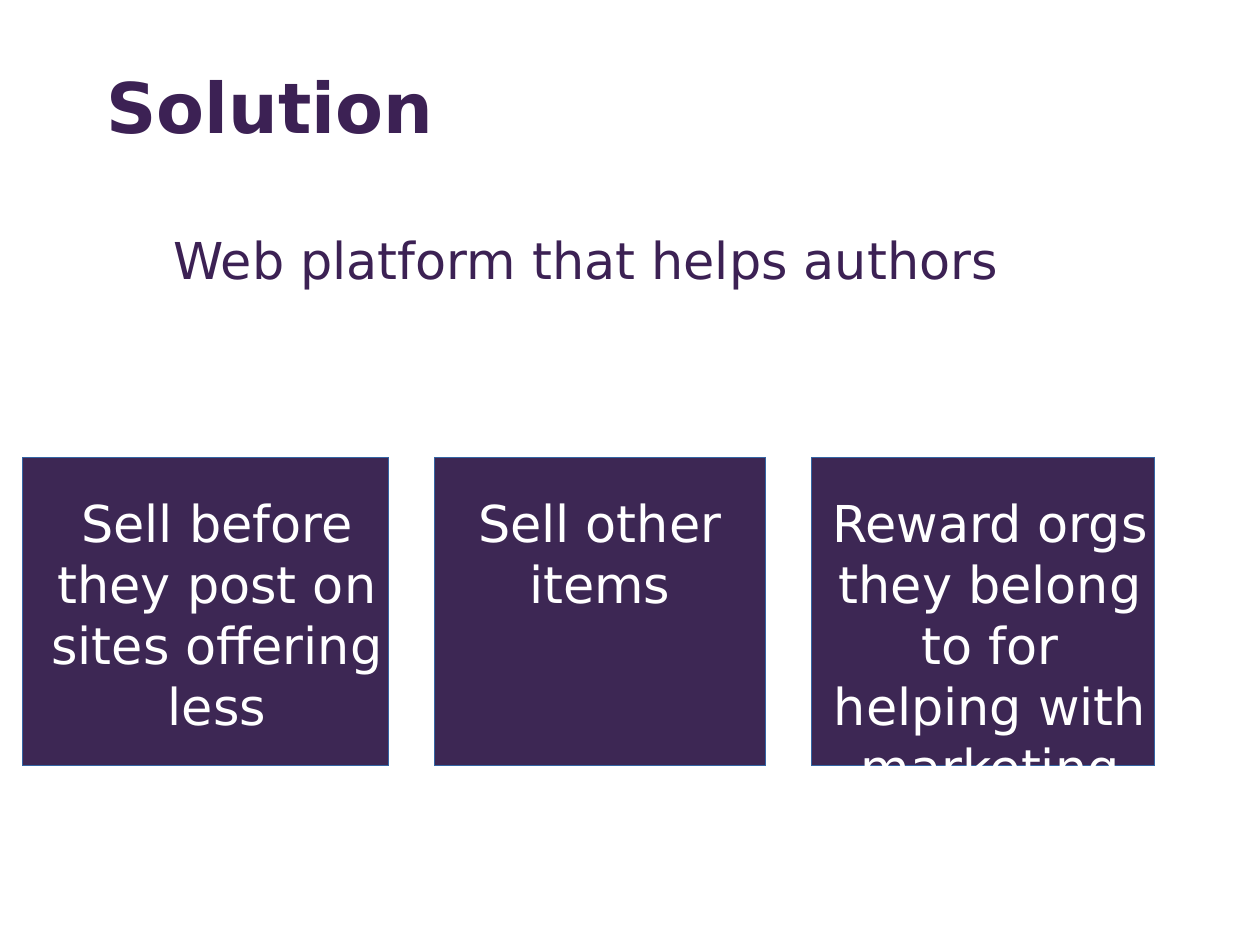
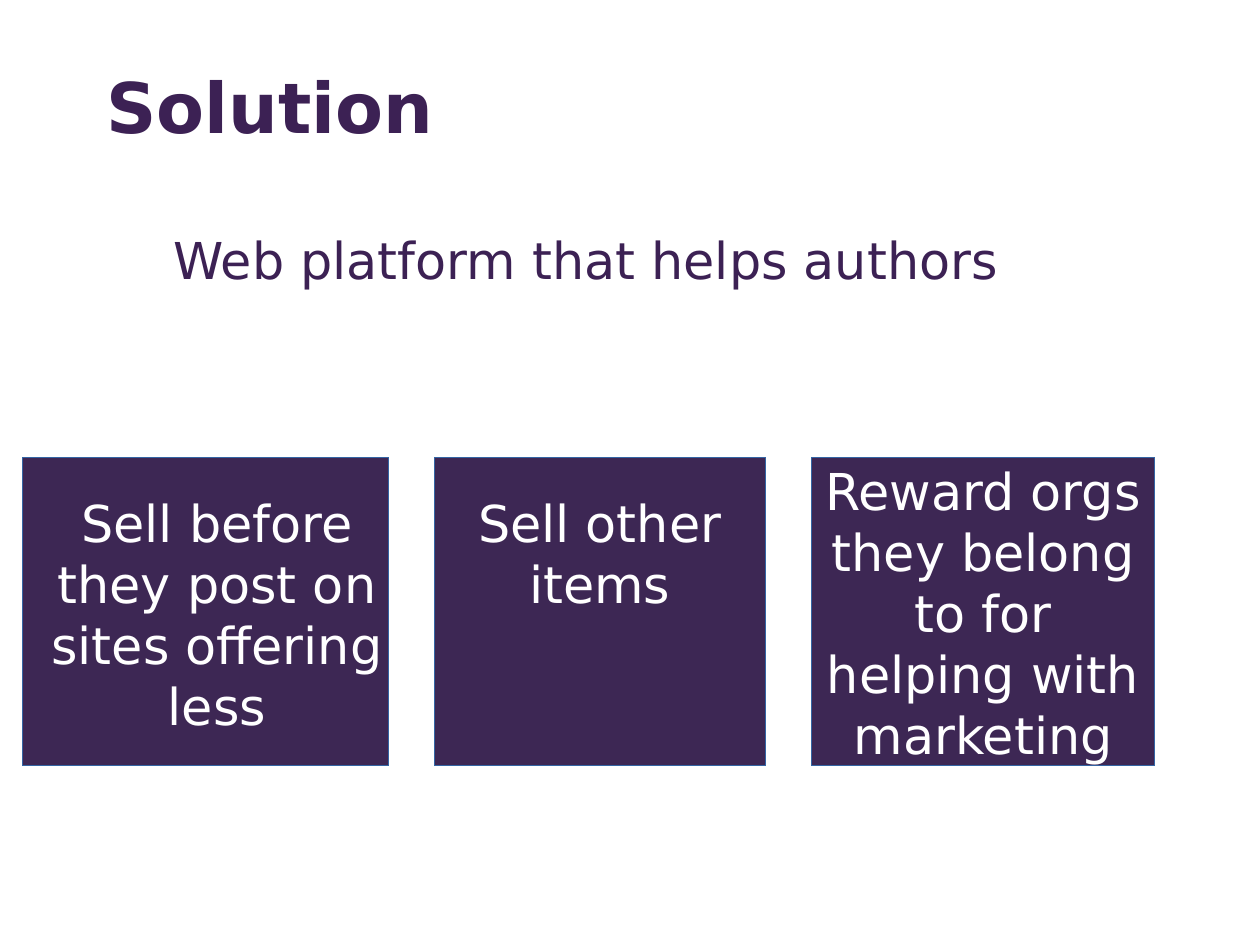
Before and after one commit to ece106/tomatocan, a slide deck: slide 3 of public/pitchSlides.pptx. Drawn at 1260x945 pixels with LibreOffice and Linux fonts; fonts in the diff are those of the drawing. Boxes give left, top, right and bottom in pixels: in the first picture for what was removed or moved away, otherwise in the second. Text is boxed around its words. In the diff, an @@ line names an element or a change of style, - is before the commit and + after.

```diff
--- a/public/pitchSlides.pptx
+++ b/public/pitchSlides.pptx
@@ text "Reward orgs they belong to ..." rewrapped from box(832, 503, 1148, 766) to box(826, 471, 1141, 765) @@
```
Also in this commit, not shown: 10 other files.
